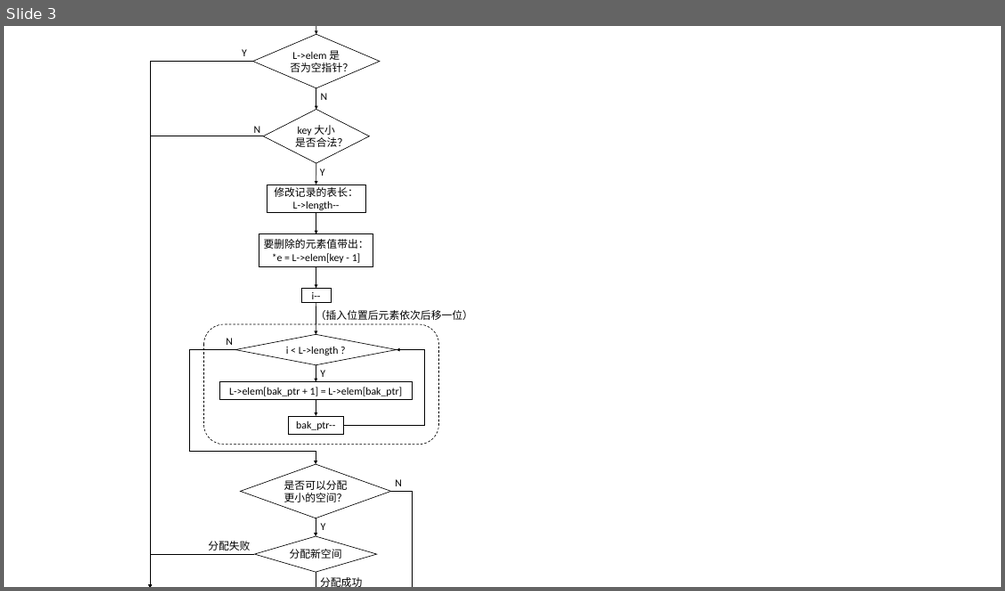
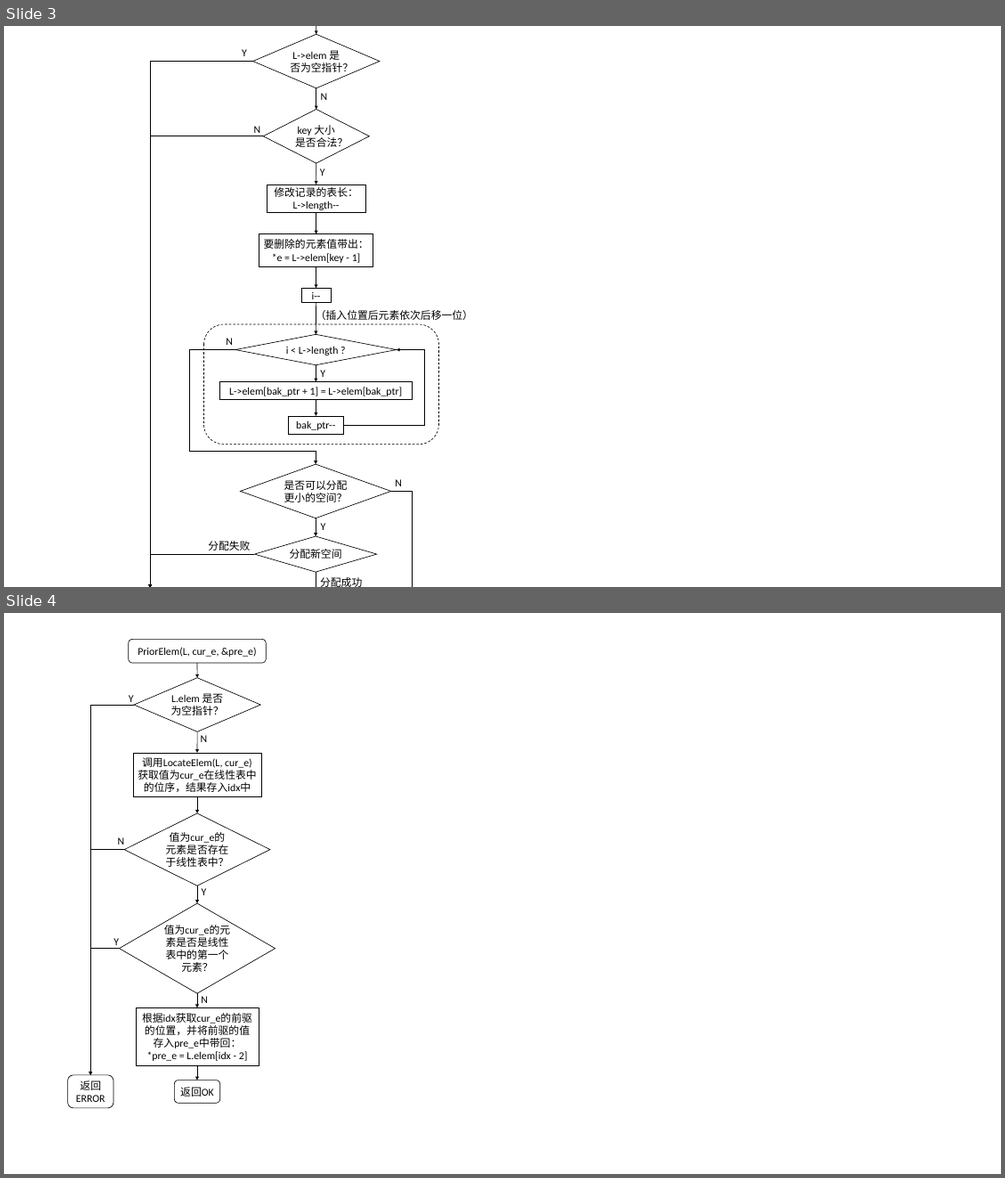
Before and after one commit to smdsbz/homework, a slide deck: data_structure/charts.pptx. Shown one above the other, each under a label of ours: slide 3 before the commit, slides 3 and 4 after it. The pictures are 1005x591 and 1005x1178 pixels, drawn with LibreOffice and Linux fonts; fonts in the diff are those of the drawing. Boxes give left, top, right and bottom in pixels: in the first picture for what was removed or moved away, otherwise in the second. Text is boxed around its words. In the diff, an @@ line names an element or a change of style, - is before the commit and + after.

```diff
--- a/data_structure/charts.pptx
+++ b/data_structure/charts.pptx
@@ slide 4 added at box(4, 613, 1001, 1174), background #FFFFFF @@
@@ rounded rectangle added at box(129, 639, 266, 663), fill #FFFFFF, outline #000000 1 pt, 18 pt, text #000000 @@
+PriorElem(L, cur_e, &pre_e)
@@ arrow added from (197, 663) to (197, 678), #000000 1 pt @@
@@ diamond added at box(134, 678, 260, 731), fill #FFFFFF, outline #000000 1 pt, 18 pt, text #000000 @@
+L.elem 是否为空指针？
@@ elbow arrow added from (134, 705) to (90, 1075), #000000 1 pt @@
@@ text added at box(129, 695, 134, 705), 18 pt, text #000000 @@
+Y
@@ arrow added from (197, 731) to (197, 753), #000000 1 pt @@
@@ text added at box(201, 735, 208, 742), 18 pt, text #000000 @@
+N
@@ rectangle added at box(133, 753, 261, 797), fill #FFFFFF, outline #000000 1 pt, 18 pt, text #000000 @@
+调用LocateElem(L, cur_e)获取值为cur_e在线性表中的位序，结果存入idx中
@@ arrow added from (197, 797) to (197, 813), #000000 1 pt @@
@@ diamond added at box(124, 813, 270, 885), fill #FFFFFF, outline #000000 1 pt, 18 pt, text #000000 @@
+值为cur_e的元素是否存在于线性表中？
@@ elbow arrow added from (124, 850) to (90, 1075), #000000 1 pt @@
@@ text added at box(118, 837, 125, 844), 18 pt, text #000000 @@
+N
@@ diamond added at box(119, 903, 275, 993), fill #FFFFFF, outline #000000 1 pt, 18 pt, text #000000 @@
+值为cur_e的元素是否是线性表中的第一个元素？
@@ arrow added from (197, 885) to (197, 903), #000000 1 pt @@
@@ text added at box(202, 888, 207, 895), 18 pt, text #000000 @@
+Y
@@ elbow arrow added from (119, 949) to (90, 1075), #000000 1 pt @@
@@ text added at box(113, 938, 119, 949), 18 pt, text #000000 @@
+Y
@@ rectangle added at box(136, 1007, 259, 1065), fill #FFFFFF, outline #000000 1 pt, 18 pt, text #000000 @@
+根据idx获取cur_e的前驱的位置，并将前驱的值存入pre_e中带回：
+*pre_e = L.elem[idx - 2]
@@ arrow added from (197, 993) to (197, 1007), #000000 1 pt @@
@@ text added at box(201, 996, 208, 1003), 18 pt, text #000000 @@
+N
@@ arrow added from (197, 1065) to (197, 1080), #000000 1 pt @@
@@ rounded rectangle added at box(68, 1075, 113, 1108), fill #FFFFFF, outline #000000 1 pt, 18 pt, text #000000 @@
+返回ERROR
@@ rounded rectangle added at box(174, 1080, 220, 1103), fill #FFFFFF, outline #000000 1 pt, 18 pt, text #000000 @@
+返回OK
```
Also in this commit, not shown: 1 slide changed, 1 other slide added, 3 other files.
